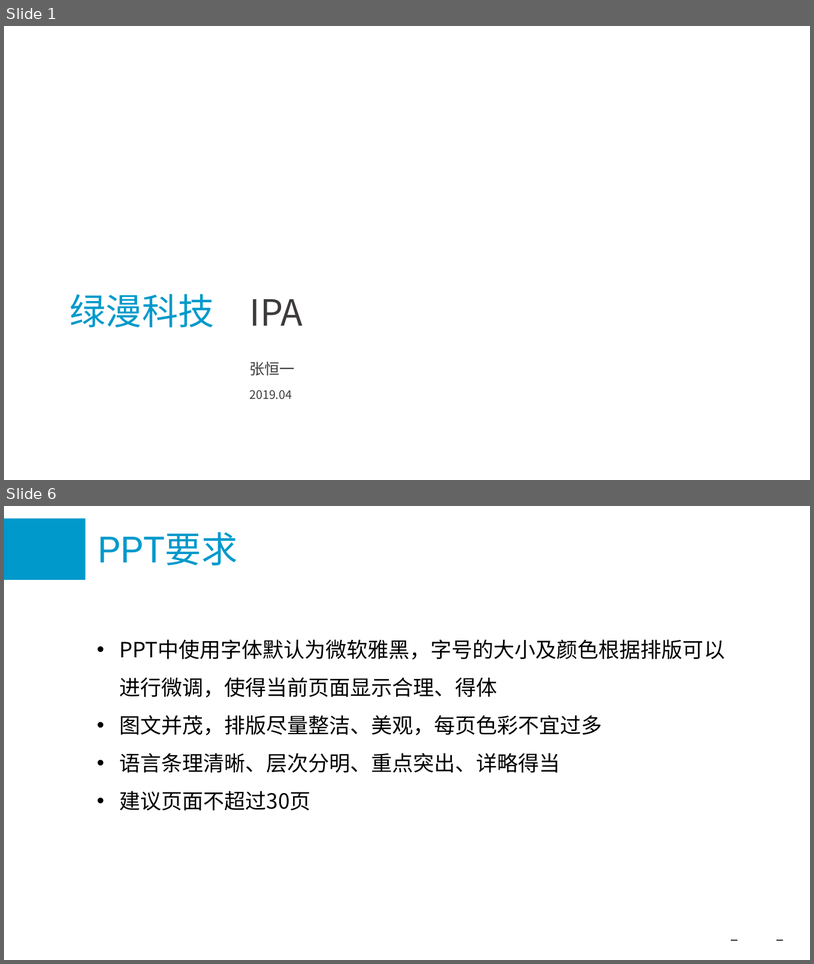
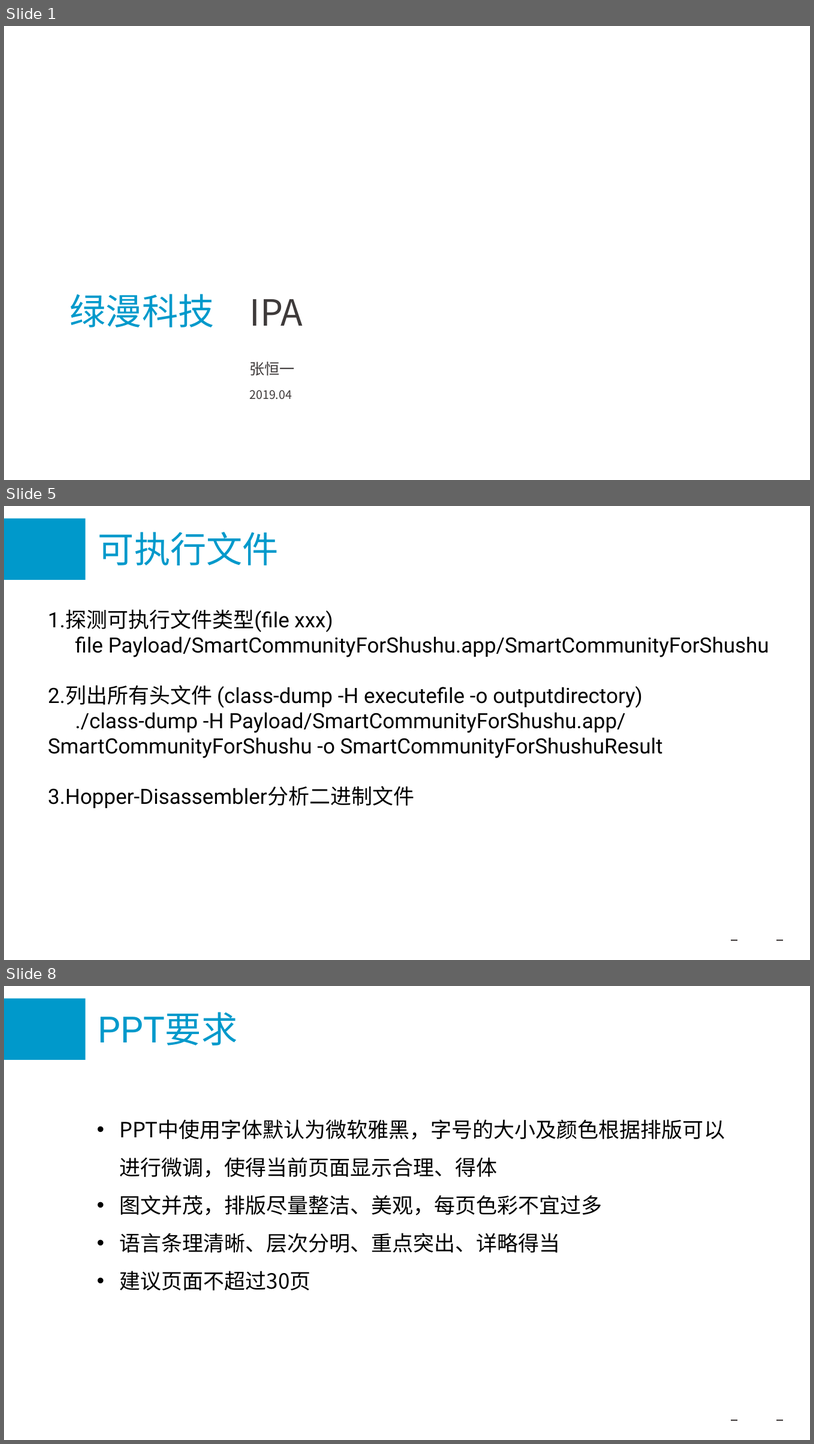
Before and after one commit to hengyizhangcn/filesBackup, a slide deck: IPA.pptx. Shown one above the other, each under a label of ours: slides 1 and 6 before the commit, slides 1, 5 and 8 after it; the slides between them are not shown. The pictures are 814x964 and 814x1444 pixels, drawn with LibreOffice and Linux fonts; fonts in the diff are those of the drawing; background and template pictures are left out. Boxes give left, top, right and bottom in pixels: in the first picture for what was removed or moved away, otherwise in the second. Text is boxed around its words. In the diff, an @@ line names an element or a change of style, - is before the commit and + after.

```diff
--- a/IPA.pptx
+++ b/IPA.pptx
@@ slide 5 added at (4, 506, 810, 960), background #FFFFFF; not listed: 3 template elements that a slide beside it also shows @@
@@ title added at (98, 532, 279, 565), 86 pt, text #0099CB @@
+可执行文件
@@ text added at (48, 609, 770, 808), 50 pt, text #000000 @@
+1.探测可执行文件类型(file xxx)
+file Payload/SmartCommunityForShushu.app/SmartCommunityForShushu
+2.列出所有头文件 (class-dump -H executefile -o outputdirectory)
+./class-dump -H Payload/SmartCommunityForShushu.app/SmartCommunityForShushu -o SmartCommunityForShushuResult
+3.Hopper-Disassembler分析二进制文件
@@ what was slide 6 is now slide 8 @@
```
Also in this commit, not shown: 1 slide changed, 4 other slides added, 3 slides removed.
